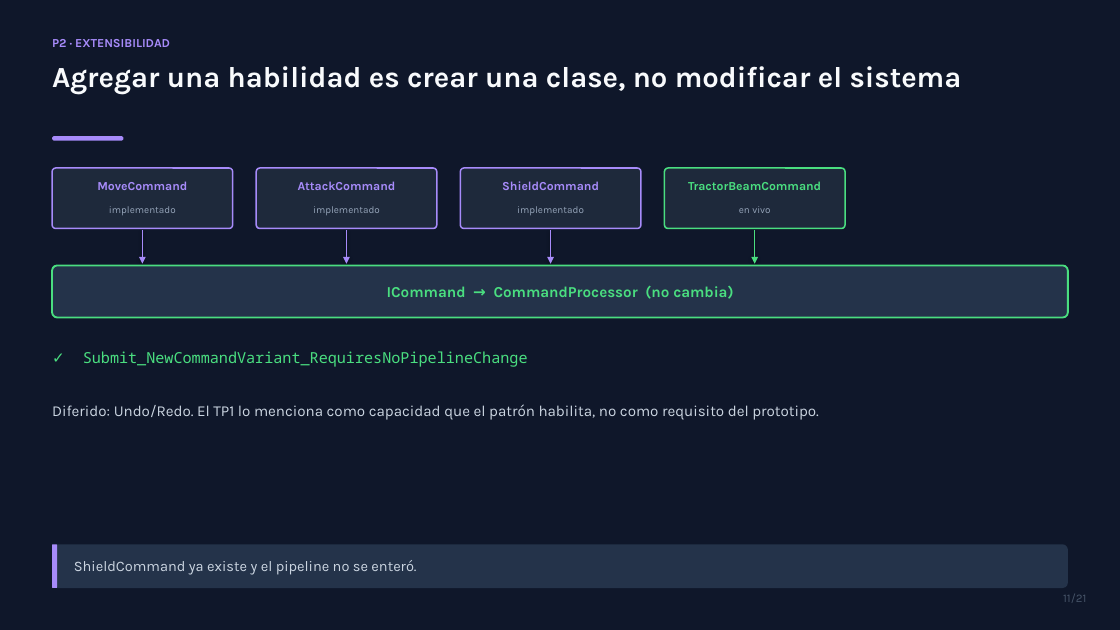
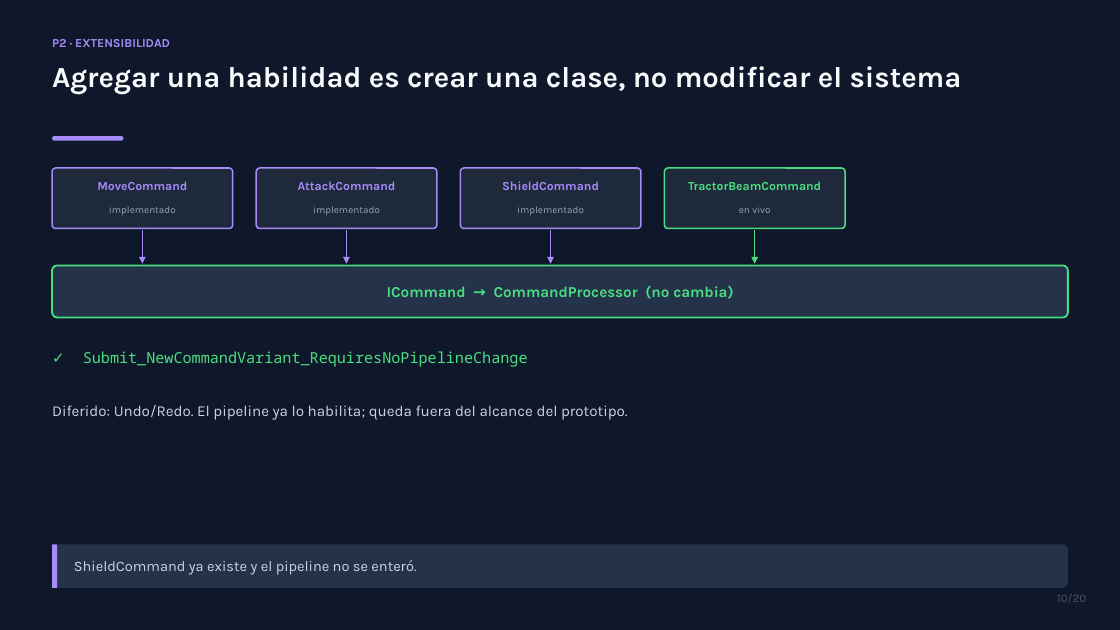
Before and after one commit to SenKetZu/HexPG, a slide deck: slide 10 of docs/presentacion/TP2-VoidHex-Tactics.pptx (slide 11 before the commit). Drawn at 1120x630 pixels with LibreOffice and Linux fonts; fonts in the diff are those of the drawing. Boxes give left, top, right and bottom in pixels: in the first picture for what was removed or moved away, otherwise in the second. Text is boxed around its words. In the diff, an @@ line names an element or a change of style, - is before the commit and + after.

```diff
--- a/docs/presentacion/TP2-VoidHex-Tactics.pptx
+++ b/docs/presentacion/TP2-VoidHex-Tactics.pptx
@@ text at (52, 405, 628, 420): text changed @@
-Diferido: Undo/Redo. El TP1 lo menciona como capacidad que el patrón habilita, no como requisito del prototipo.
+Diferido: Undo/Redo. El pipeline ya lo habilita; queda fuera del alcance del prototipo.
@@ text at (1057, 594, 1086, 602): text changed @@
-11/21
+10/20
```
Also in this commit, not shown: 18 other slides changed, 1 slide added, 2 slides removed, 2 other files.
